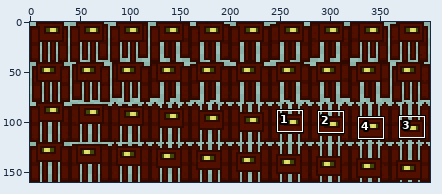
Two states of a sprite sheet, res/sprite_sheet_golem.png. The picture above shows the old version from afar; the outline marks the close-up.
Close-up. As it was:
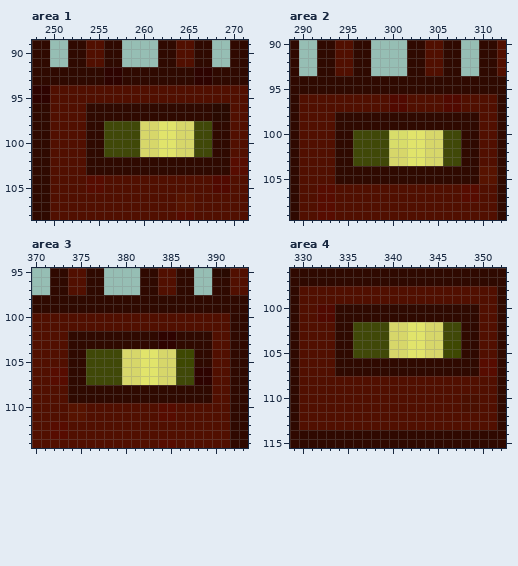
The file is 400x160 pixels. Colours within 5 levels of each other are drawn and written as one. Shown: area 1: x 248..271, y 89..108; area 2: x 289..312, y 90..109; area 3: x 370..393, y 95..114; area 4: x 329..352, y 96..115. The commit also changed other parts of the picture, which this record leaves out.
After the commit:
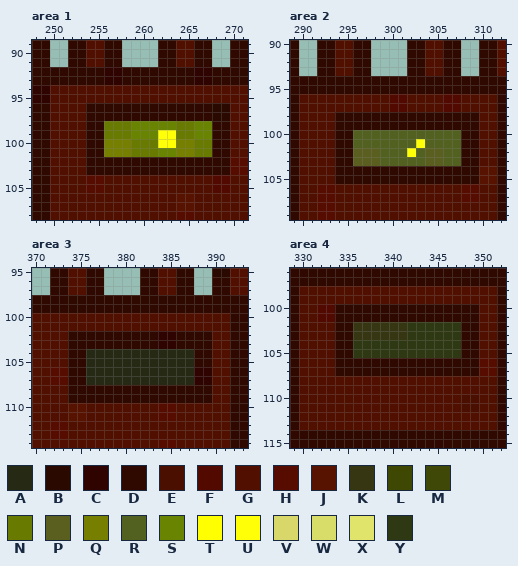
Palette (. is transparent): A #262a15  B #290900  C #2e0300  D #2f0900  E #4b0f00  F #510900  G #510f00  H #570c00  J #571300  K #363712  L #3e4802  M #404808  N #687b00  P #5a5f20  Q #767f00  R #536120  S #688400  T #ffff01  U #ffff07  V #d7d76a  W #d8dd6a  X #e1e46b  Y #2e3812
What changed:
--- area 1
@@ x 254..269 @@
  97 DDDDDDDDDDDDDDBB
- 98 DDMMMMVVXXVVMMDD
- 99 DDMMMMVVXXVVMMDD
-100 DDMMMMVVXXVVMMDD
-101 DDMMMMVVXXVVMMDD
+ 98 DDNNNSSSSSNNSSDD
+ 99 DDNNNSSSUUNNSSDD
+100 DDQQQNNNUTQQNNDD
+101 DDQQQNNNSSQQNNDD
 102 DDDDDDDDDDDDDDDD
--- area 2
@@ x 294..309 @@
  99 DDDDDDDDDDDDDDDD
-100 DDMMMMWWXXVVMMDD
-101 DDMMMMWWXXVVMMDD
-102 DDMMMMVVXXVVMMDD
-103 DDMMMMVVXXVVMMDD
+100 DDRRRRRRRRRRRRDD
+101 DDRRRRRRRURRRRDD
+102 DDPPPRRRURPPRRDD
+103 DDPPPRRRRRPPRRDD
 104 DDDDDDDDDDDDDDDD
--- area 3
@@ x 374..389 @@
 103 DDDDDDDDDDCCDDDD
-104 DDMMMMVVXXVVLLDD
-105 DDMMMMVVXXVVLLDD
-106 DDMMMMVVXXVVMMCC
-107 DDMMMMVVXXVVMMCC
+104 DDAAAAAAAAAAAADD
+105 DDAAAAAAAAAAAADD
+106 DDAAAAAAAAAAAACC
+107 DDAAAAAAAAAAAACC
 108 DDDDDDDDDDDDDDDD
--- area 4
@@ x 334..349 @@
 101 DDDDDDDDDDDDDDDD
-102 DDMMMMVVXXVVMMDD
-103 DDMMMMVVXXVVMMDD
-104 DDMMMMVVXXVVLLDD
-105 DDMMMMVVXXVVLLDD
+102 DDKKKKKKYYYYYYDD
+103 DDKKKKKKYYYYYYDD
+104 DDYYYYYYYYYYYYDD
+105 DDYYYYYYYYYYYYDD
 106 DDDDDDDDDDDDDDDD
